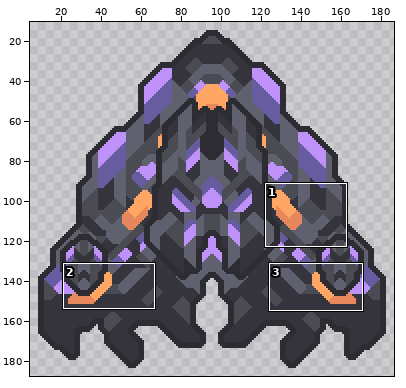
A sprite sheet gets an edit: sprites/units/disentegrate-full.png. The first picture is a wide view before the edit; the outline marks the close-up.
Close-up. Before:
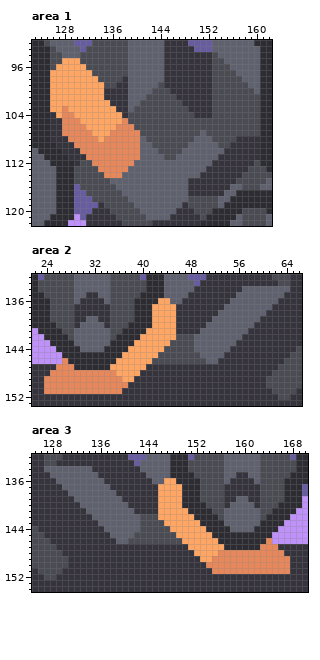
The file is 192x192 pixels. Shown: area 1: x 123..162, y 92..122; area 2: x 22..66, y 132..153; area 3: x 125..170, y 132..154. The wide view leaves out empty margins. The commit also changed other parts of the picture, which this record leaves out.
After:
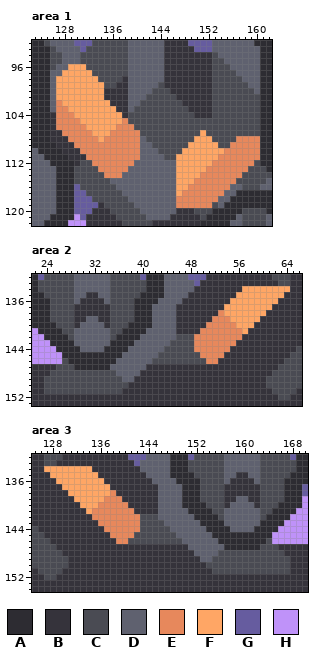
Palette (. is transparent): A #2d2c32  B #35333b  C #4a4b53  D #5f616f  E #e7885c  F #ffa665  G #665c9f  H #bf92f9
Changes in this commit:
Changed rows in their new state; - is an unchanged pixel.
Area 1:
first column x 126:
 95 --DDD------------------------------
 96 -DD--------------------------------
 97 DD---------------------------------
 98 D----------------------------------
 99 D----------------------------------
100 D----------------------------------
101 D----------------------------------
102 DE---------------------------------
103 DE---------------------------------
104 -E---------------------------------
105 -E---------------------------------
106 -E---------------------------------
107 -------------------------F---------
108 ------------------------FFF----EEEE
109 -----------------------FFFFF--EEEEE
110 ----------------------FFFFFFFEEEEEE
111 ---------------------FFFFFFFEEEEEEE
112 ---------------------FFFFFFEEEEEEE-
113 ---------------------FFFFFEEEEEEE--
114 ---------------------FFFFEEEEEEE---
115 ---------------------FFFEEEEEEE----
116 ---------------------FFEEEEEEE-----
117 ---------------------FEEEEEEE------
118 ---------------------EEEEEEE-------
119 ---------------------EEEEEE--------
Area 2:
first column x 24:
134 ---------------------------------FFFFFFFF
135 --------------------------------FFFFFFFF-
136 -------------------DD----------FFFFFFFF--
137 ------------------DDDD--------FFFFFFFF---
138 ------------------DDDD-------EFFFFFFF----
139 ------------------DDDD------EEEFFFFF-----
140 ------------------DDDD-----EEEEEFFF------
141 -----------------DDDDD----EEEEEEEF-------
142 ----------------DDDDDD---EEEEEEEE--------
143 ---------------DDDDDD----EEEEEEE---------
144 --------------DDDDDD-----EEEEEE----------
145 -------------DDDDDD-------EEEE-----------
146 ---C--------DDDDDD---------EE------------
147 --CCC------DDDDDD------------------------
148 -CCCCCCCCCCCDDDD-------------------------
149 CCCCCCCCCCCCCDD--------------------------
150 CCCCCCCCCCCCCC---------------------------
151 CCCCCCCCCCCCC----------------------------
Area 3:
first column x 127:
134 FFFFFFFF---------------------------------
135 -FFFFFFFF--------------------------------
136 --FFFFFFFF----------DD-------------------
137 ---FFFFFFFF--------DDDD------------------
138 ----FFFFFFFE-------DDDD------------------
139 -----FFFFFEEE------DDDD------------------
140 ------FFFEEEEE-----DDDD------------------
141 -------FEEEEEEE----DDDDD-----------------
142 --------EEEEEEEE---DDDDDD----------------
143 ---------EEEEEEE----DDDDDD---------------
144 ----------EEEEEE-----DDDDDD--------------
145 -----------EEEE-------DDDDDD-------------
146 ------------EE---------DDDDDD--------C---
147 ------------------------DDDDDD------CCC--
148 -------------------------DDDDCCCCCCCCCCC-
149 --------------------------DDCCCCCCCCCCCCC
150 ---------------------------CCCCCCCCCCCCCC
151 ----------------------------CCCCCCCCCCCCC
Changed places in both close-ups, as pixel boxes (x1, y1, x2, y2):
changed: (50, 58, 80, 130)
changed: (176, 130, 260, 208)
changed: (194, 286, 290, 364)
changed: (44, 298, 176, 394)
changed: (44, 466, 140, 544)
changed: (158, 478, 290, 574)
